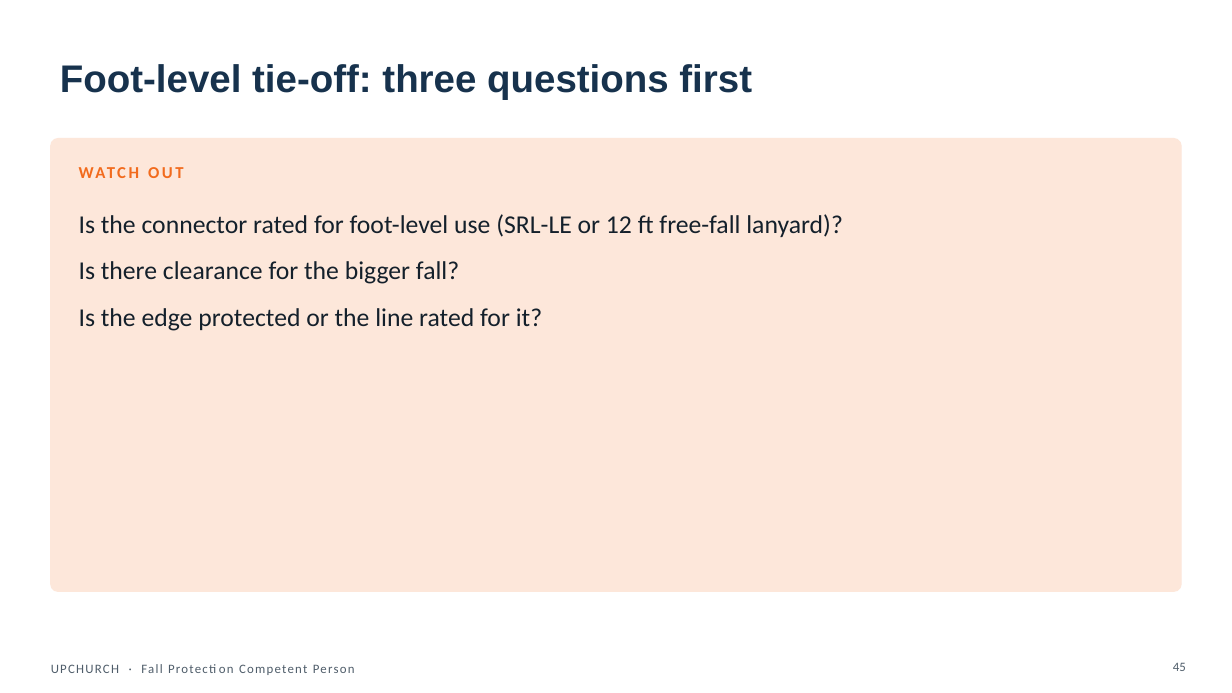
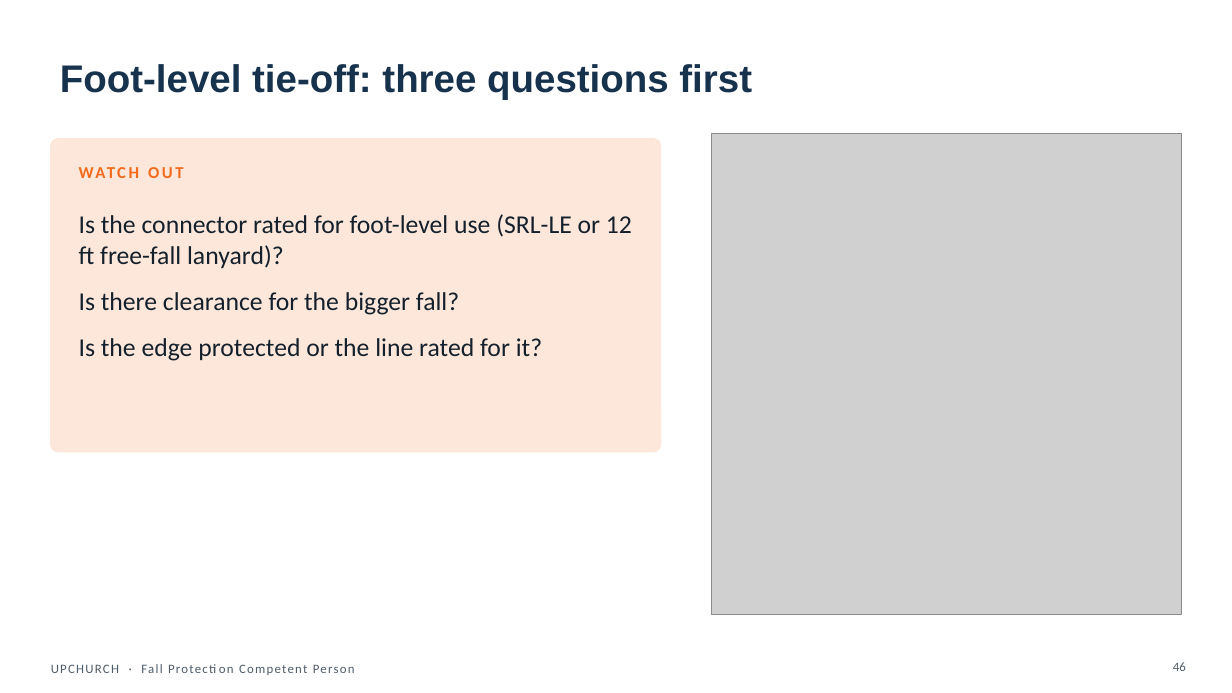
Before and after one commit to jeancastillo1983-max/index, a slide deck: slide 46 of deliverables/powerpoint/FPCP_M5_anchors-connectors-and-clearance.pptx (slide 45 before the commit). Drawn at 1232x693 pixels with LibreOffice and Linux fonts; fonts in the diff are those of the drawing; grey boxes stand for pictures. Boxes give left, top, right and bottom in pixels: in the first picture for what was removed or moved away, otherwise in the second. Text is boxed around its words. In the diff, an @@ line names an element or a change of style, - is before the commit and + after.

```diff
--- a/deliverables/powerpoint/FPCP_M5_anchors-connectors-and-clearance.pptx
+++ b/deliverables/powerpoint/FPCP_M5_anchors-connectors-and-clearance.pptx
@@ rounded rectangle: place and size @@
-rounded rectangle at box(51, 139, 1181, 592)
+rounded rectangle at box(51, 139, 661, 452)
@@ rounded rectangle at box(51, 139, 661, 452): proportions changed @@
@@ picture added at box(712, 134, 1181, 615) @@
@@ text "WATCH OUT" rewrapped from box(79, 162, 1153, 199) to box(79, 162, 633, 199) @@
@@ text "Is the connector rated for ..." rewrapped from box(79, 214, 843, 331) to box(79, 214, 632, 361) @@
@@ page number at box(1173, 662, 1186, 671): text changed @@
-45
+46
```
Also in this commit, not shown: 14 other slides changed, 2 slides added, 45 other files.
